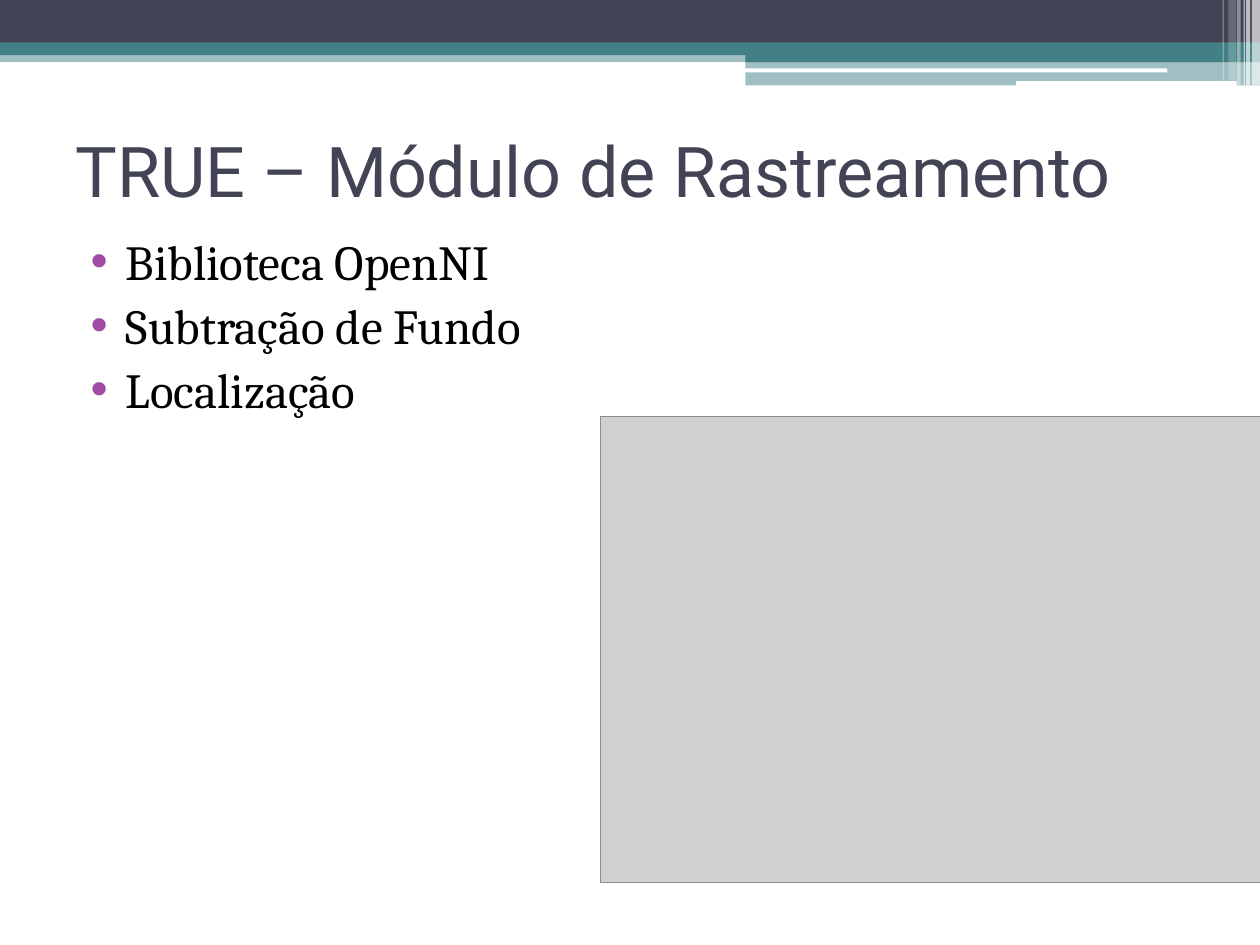
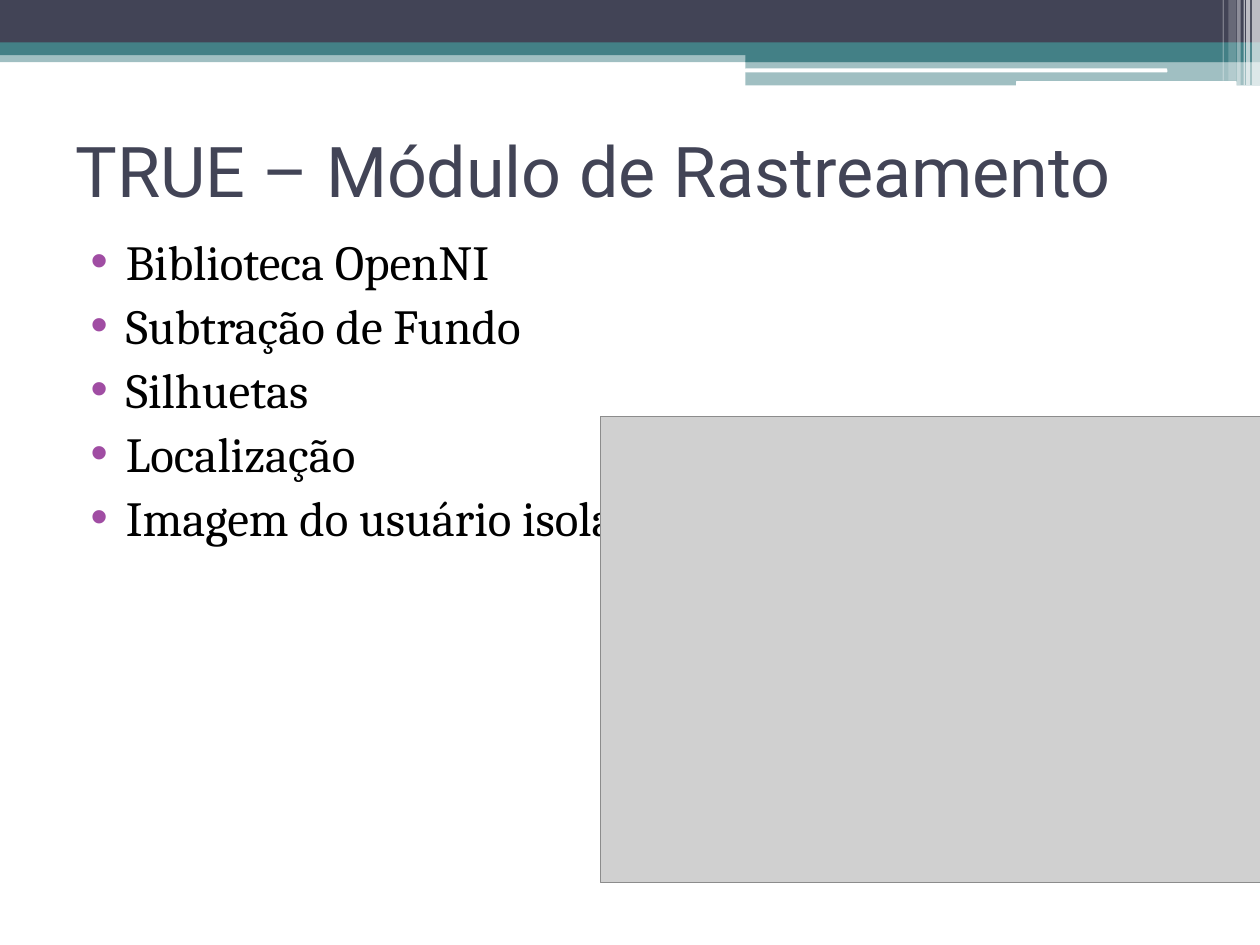
Before and after one commit to talesporto/Artigo-TRUE-SBCUP, a slide deck: slide 18 of apresentacao/ApresentacaoSBCUP.pptx. Drawn at 1260x945 pixels with LibreOffice and Linux fonts; fonts in the diff are those of the drawing; grey boxes stand for pictures. Boxes give left, top, right and bottom in pixels: in the first picture for what was removed or moved away, otherwise in the second. Text is boxed around its words. In the diff, an @@ line names an element or a change of style, - is before the commit and + after.

```diff
--- a/apresentacao/ApresentacaoSBCUP.pptx
+++ b/apresentacao/ApresentacaoSBCUP.pptx
@@ text at (x1=126, y1=374, x2=309, y2=409): paragraph added @@
+• Silhuetas
@@ text at (x1=126, y1=491, x2=663, y2=547): paragraph added @@
+• Imagem do usuário isolada
```
